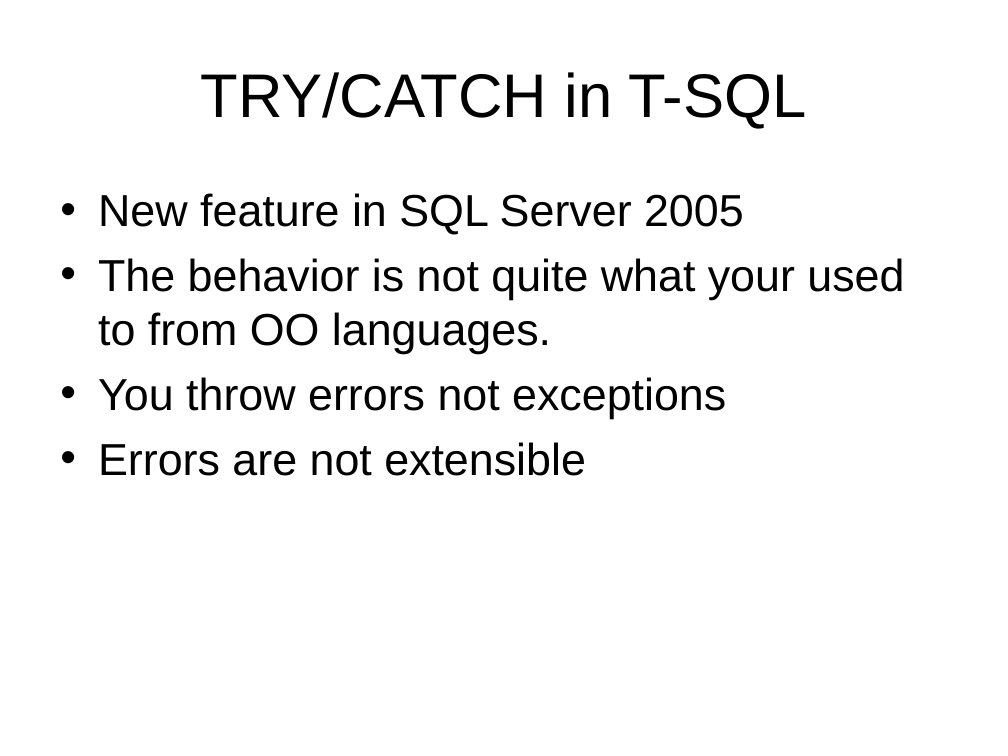
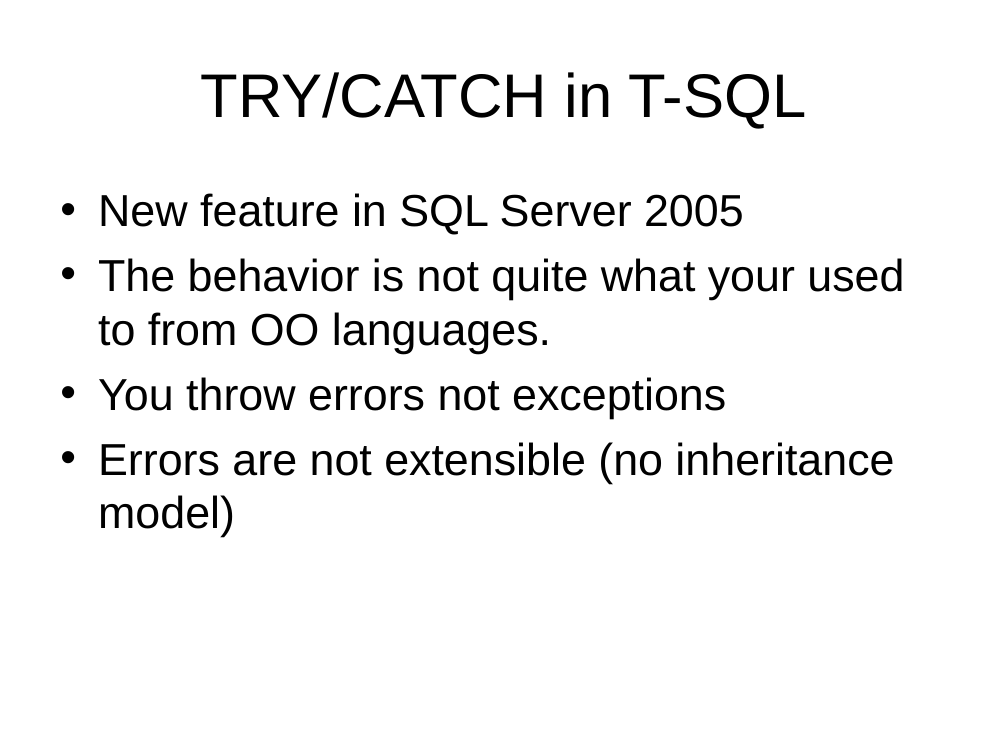
Before and after one commit to LIPHP/Employee-Contact-List, a slide deck: slide 29 of Docs/Using Microsoft SQL Server with PHP.ppt (slide 28 before the commit). Drawn at 1008x756 pixels with LibreOffice and Linux fonts; fonts in the diff are those of the drawing. Boxes give left, top, right and bottom in pixels: in the first picture for what was removed or moved away, otherwise in the second. Text is boxed around its words. In the diff, an @@ line names an element or a change of style, - is before the commit and + after.

```diff
--- a/Docs/Using Microsoft SQL Server with PHP.ppt
+++ b/Docs/Using Microsoft SQL Server with PHP.ppt
@@ text at (98,442,894,537): text changed @@
-• Errors are not extensible
+• Errors are not extensible (no inheritance model)
```
Also in this commit, not shown: 9 other slides changed, 5 slides added, 2 slides removed, 6 other files.
